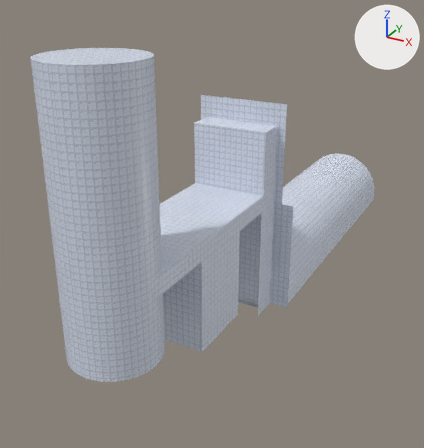
The glTF model assets/models-export/env/canals/act1_main_level.glb as it was, and as the next commit left it.
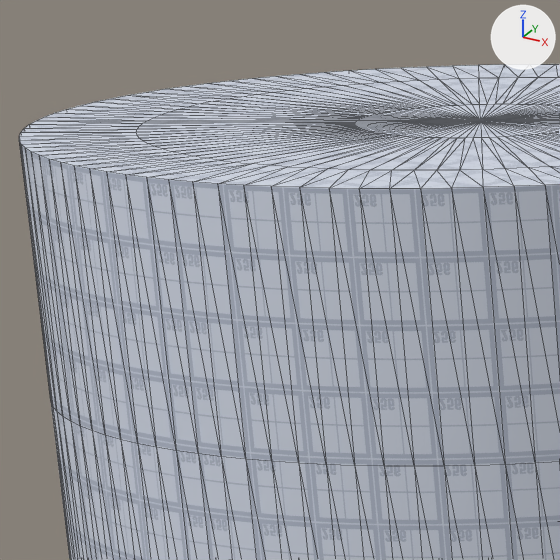
Old and new are each drawn whole from a 50 mm lens placed at (446.0, -1271.0, 602.0), pointed at (-62.0, -346.0, 140.0) and again close up on the part from 7% to 25% of the width and 9% to 26% of the height. Arrows for +X, +Y and +Z are at upper right; the lights stay in place. The close-ups show mesh edges as thin lines. Vertices at the same position are counted once.

Names of what the first close-up shows: 'uptube-col'.
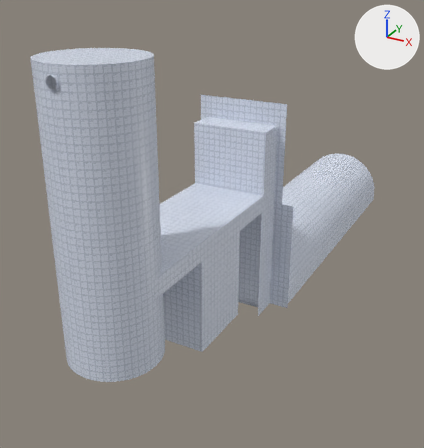
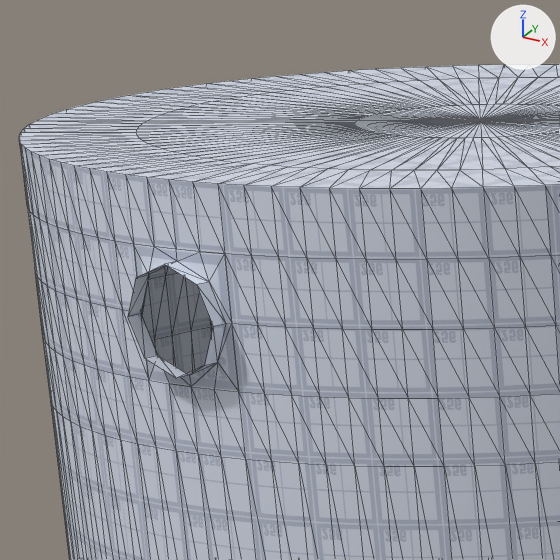
Changed parts and their boxes (x1, y1, x2, y2) in the close-ups (560 x 560 px):
'uptube-col.001', added
    after: (128, 244, 239, 392)
part 1 of me_cylinder, added
    after: (19, 141, 560, 466)

The change, as a diff of the scene's bpy script:
```diff
--- a/assets/models-export/env/canals/act1_main_level.glb.py
+++ b/assets/models-export/env/canals/act1_main_level.glb.py
@@ me_cylinder @@
 # used by ob_uptube_col; location = (0.0, 0.0, 0.0)
-me_cylinder.from_pydata(...)  # 1604 vertices, 3104 faces; spans x -68.0..68.0, y -805.0..-650.0, z 110.0..510.0
+me_cylinder.from_pydata(...)  # 1901 vertices, 3688 faces; spans x -68.0..68.0, y -805.0..-650.0, z 110.0..510.0
+# me_cylinder part 1: 297 vertices added at x -68.0..68.0, y -805.0..-669.0, z 481.0..500.0
 me_cylinder.materials.append(mat_mat_floor)
@@ me_tubemesh_001 @@
+me_tubemesh_001.from_pydata(...)  # 28 vertices, 36 faces; spans x -8.5..8.5, y -807.7..-804.5, z 480.9..500.2
+me_tubemesh_001.materials.append(mat_mat_floor)  # picture img_dev256
@@ ob_uptube_col_001 @@
+ob_uptube_col_001 = bpy.data.objects.new('uptube-col.001', me_tubemesh_001)
+ob_uptube_col_001.location = (0.0, 0.0, 0.0)
```
